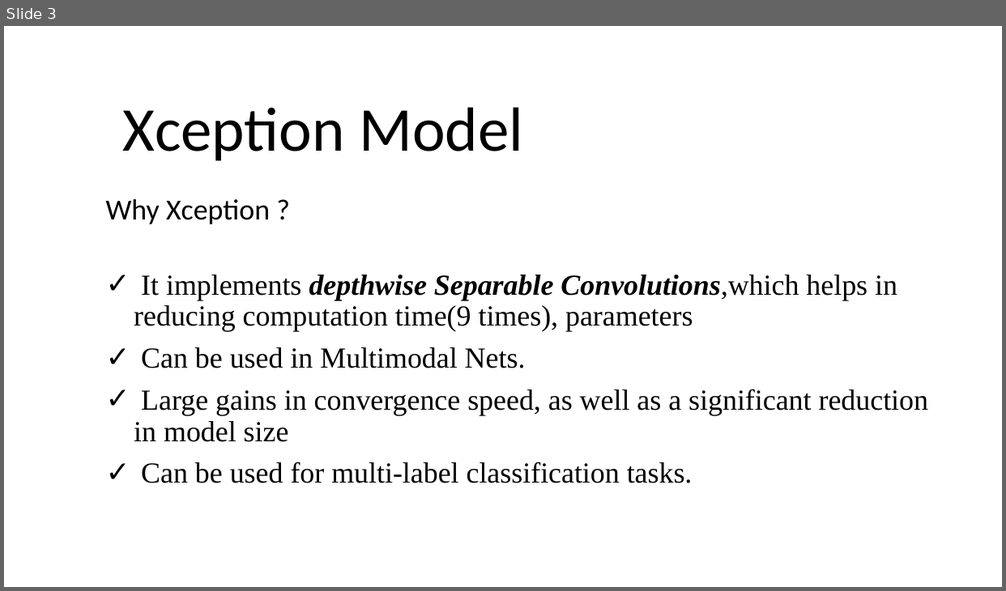
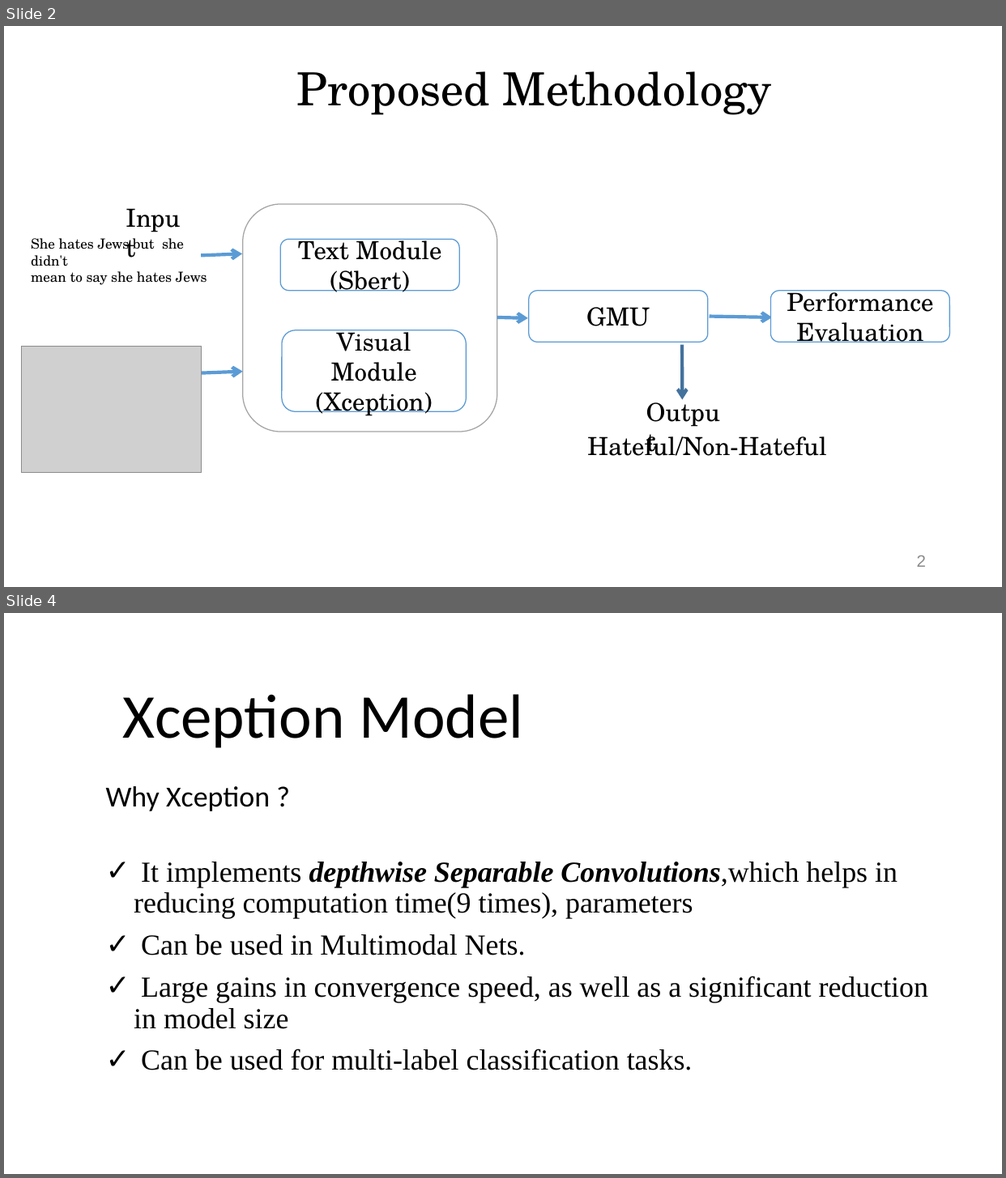
Before and after one commit to VarunBohara/Mini-Project-Documents, a slide deck: Mini Project( without task1 task2 ).pptx. Shown one above the other, each under a label of ours: slide 3 before the commit, slides 2 and 4 after it; the slides between them are not shown. The pictures are 1006x591 and 1006x1178 pixels, drawn with LibreOffice and Linux fonts; fonts in the diff are those of the drawing; grey boxes stand for pictures. Boxes give left, top, right and bottom in pixels: in the first picture for what was removed or moved away, otherwise in the second. Text is boxed around its words. In the diff, an @@ line names an element or a change of style, - is before the commit and + after.

```diff
--- a/Mini Project( without task1 task2 ).pptx
+++ b/Mini Project( without task1 task2 ).pptx
@@ slide 2 added at box(4, 26, 1002, 587), background #FFFFFF @@
@@ title added at box(297, 71, 772, 115), 44 pt, text #000000 @@
+Proposed Methodology
@@ text added at box(118, 199, 195, 237), 24 pt, text #000000 @@
+Input
@@ rounded rectangle added at box(243, 204, 497, 432), fill #FFFFFF, outline #A5A5A5 1 pt @@
@@ text added at box(31, 238, 207, 285), 13.3 pt, text #000000 @@
+She hates Jews but she didn't
+mean to say she hates Jews
@@ rounded rectangle added at box(280, 239, 459, 291), fill #FFFFFF, outline #5B9BD5 1 pt, 24 pt, text #000000 @@
+Text Module
+(Sbert)
@@ arrow added from (201, 256) to (242, 254), #5B9BD5 3.25 pt @@
@@ rounded rectangle added at box(529, 291, 708, 343), fill #FFFFFF, outline #5B9BD5 1 pt, 24 pt, text #000000 @@
+GMU
@@ rounded rectangle added at box(770, 291, 949, 343), fill #FFFFFF, outline #5B9BD5 1 pt, 24 pt, text #000000 @@
+Performance Evaluation
@@ arrow added from (710, 317) to (772, 318), #5B9BD5 3.25 pt @@
@@ rounded rectangle added at box(282, 331, 466, 412), fill #FFFFFF, outline #5B9BD5 1 pt, 24 pt, text #000000 @@
+Visual Module
+(Xception)
@@ arrow added from (497, 318) to (528, 318), #5B9BD5 3.25 pt @@
@@ picture added at box(21, 347, 202, 473) @@
@@ arrow added from (682, 345) to (682, 400), #43739E 3.25 pt @@
@@ arrow added from (202, 373) to (243, 372), #5B9BD5 3.25 pt @@
@@ text added at box(639, 393, 732, 430), 24 pt, text #000000 @@
+Output
@@ text added at box(587, 434, 826, 456), 24 pt, text #000000 @@
+Hateful/Non-Hateful
@@ page number added at box(917, 556, 926, 567), 16 pt, text #8C8C8C @@
+2
@@ what was slide 3 is now slide 4 @@
```
Also in this commit, not shown: 2 slides changed, 1 other slide added, 1 slide removed.
